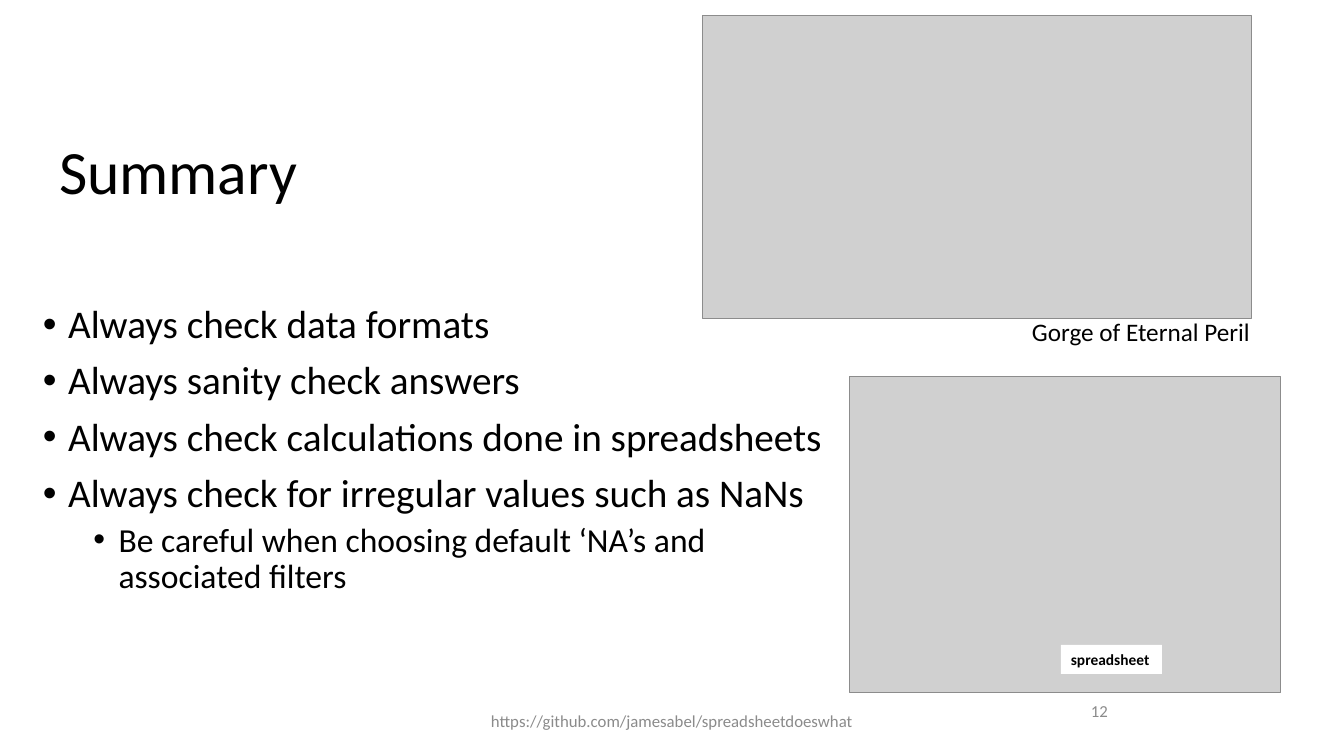
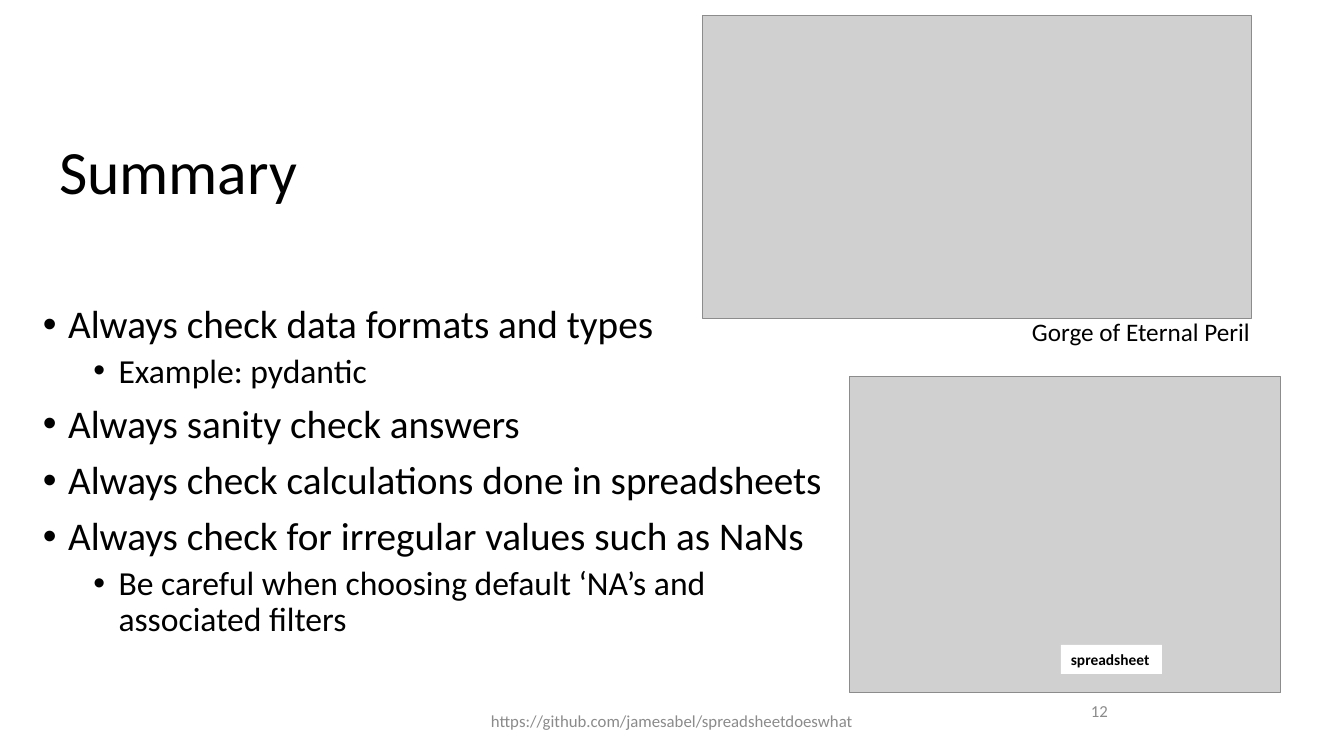
Before and after one commit to jamesabel/spreadsheetdoeswhat, a slide deck: slide 12 of SF Python SpreadsheetDoesWhat.pptx. Drawn at 1344x756 pixels with LibreOffice and Linux fonts; fonts in the diff are those of the drawing; grey boxes stand for pictures. Boxes give left, top, right and bottom in pixels: in the first picture for what was removed or moved away, otherwise in the second. Text is boxed around its words. In the diff, an @@ line names an element or a change of style, - is before the commit and + after.

Commit message:
update presentation

```diff
--- a/SF Python SpreadsheetDoesWhat.pptx
+++ b/SF Python SpreadsheetDoesWhat.pptx
@@ text at (x1=68, y1=310, x2=653, y2=389): text changed @@
-• Always check data formats
+• Always check data formats and types
+  • Example: pydantic
```
Also in this commit, not shown: 2 other slides changed, 1 other file.
